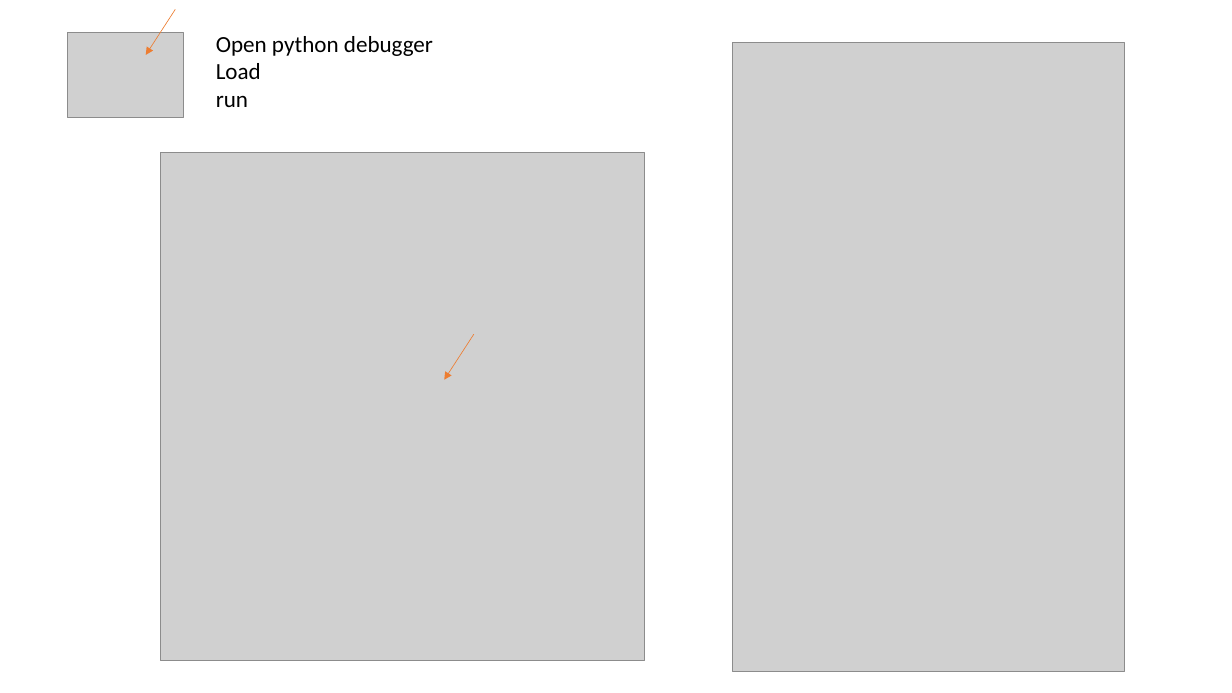
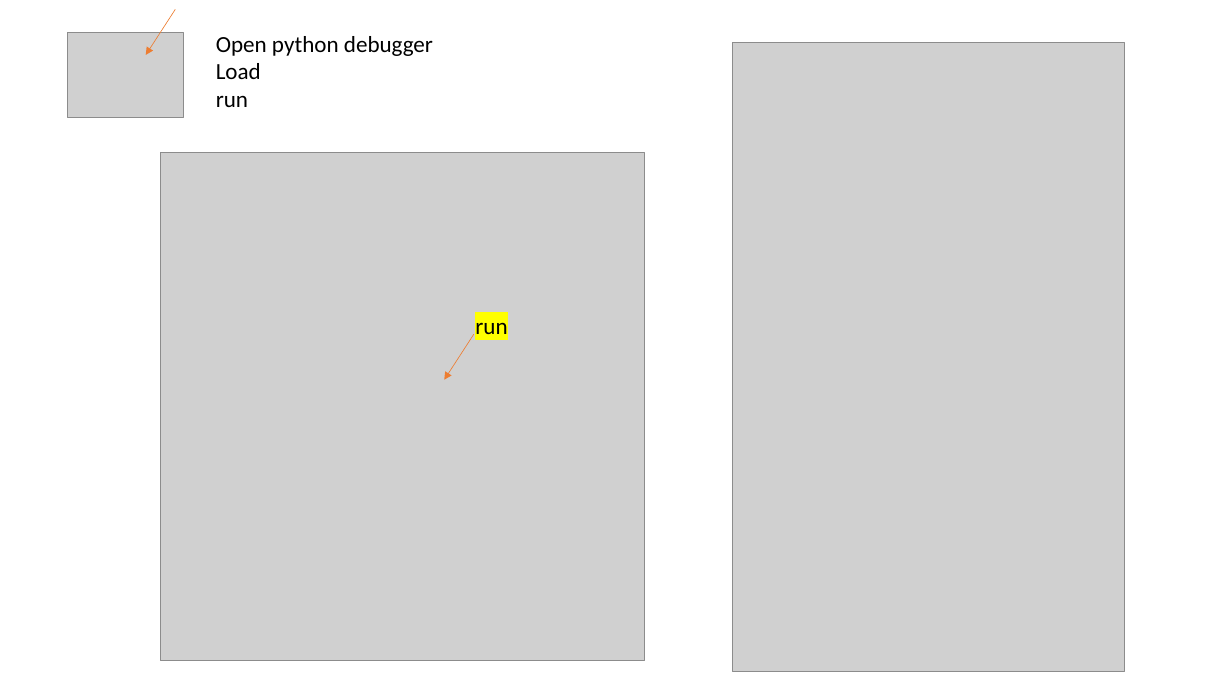
Before and after one commit to MOTRoundTables/ScenarioBank, a slide deck: slide 1 of doc/create_keys_system.pptx. Drawn at 1232x693 pixels with LibreOffice and Linux fonts; fonts in the diff are those of the drawing; grey boxes stand for pictures. Boxes give left, top, right and bottom in pixels: in the first picture for what was removed or moved away, otherwise in the second. Text is boxed around its words. In the diff, an @@ line names an element or a change of style, - is before the commit and + after.

```diff
--- a/doc/create_keys_system.pptx
+++ b/doc/create_keys_system.pptx
@@ text added at bbox=[475, 322, 507, 334], 18 pt, text #000000 @@
+run
```
Also in this commit, not shown: 2 other slides changed, 1 slide added, 47 other files.
